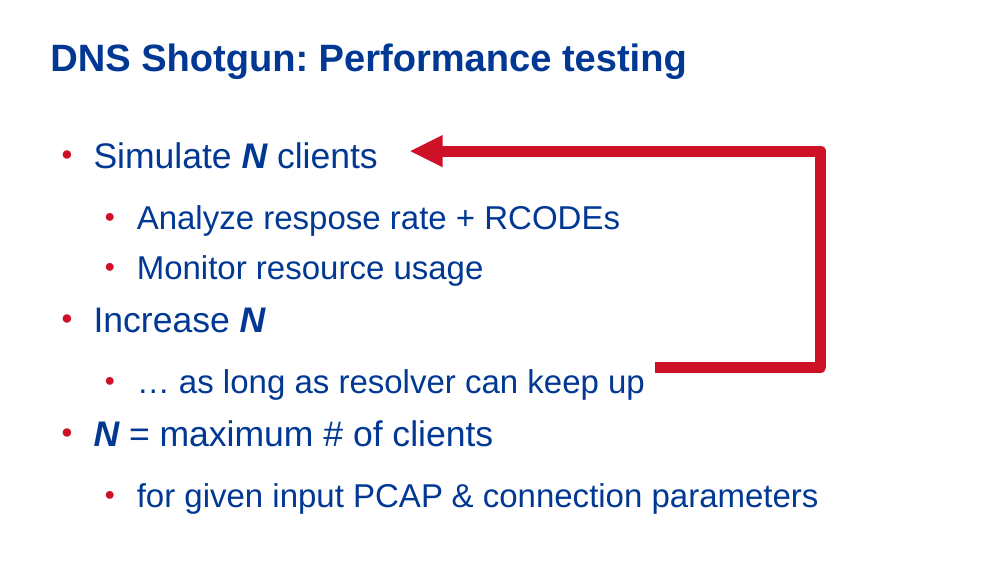
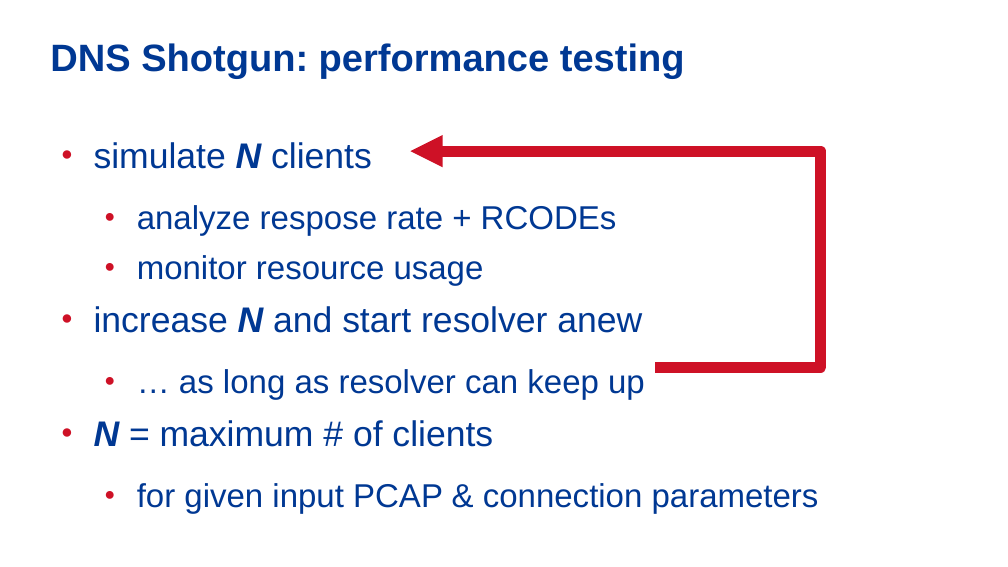
Before and after one commit to vcunat/nic-slides, a slide deck: slide 16 of 19-bench/benchmarking.odp (slide 17 before the commit). Drawn at 1008x567 pixels with LibreOffice and Linux fonts; fonts in the diff are those of the drawing; background and template pictures are left out. Boxes give left, top, right and bottom in pixels: in the first picture for what was removed or moved away, otherwise in the second. Text is boxed around its words. In the diff, an @@ line names an element or a change of style, - is before the commit and + after.

```diff
--- a/19-bench/benchmarking.odp
+++ b/19-bench/benchmarking.odp
@@ title at [50,43,685,79]: text changed @@
-DNS Shotgun: Performance testing
+DNS Shotgun: performance testing
@@ text at [94,142,642,333]: text changed; size 26 to 28 pt @@
-● Simulate N clients
-  ● Analyze respose rate + RCODEs
-  ● Monitor resource usage
-● Increase N
+● simulate N clients
+  ● analyze respose rate + RCODEs
+  ● monitor resource usage
+● increase N and start resolver anew
```
Also in this commit, not shown: 17 other slides changed, 1 slide removed.
